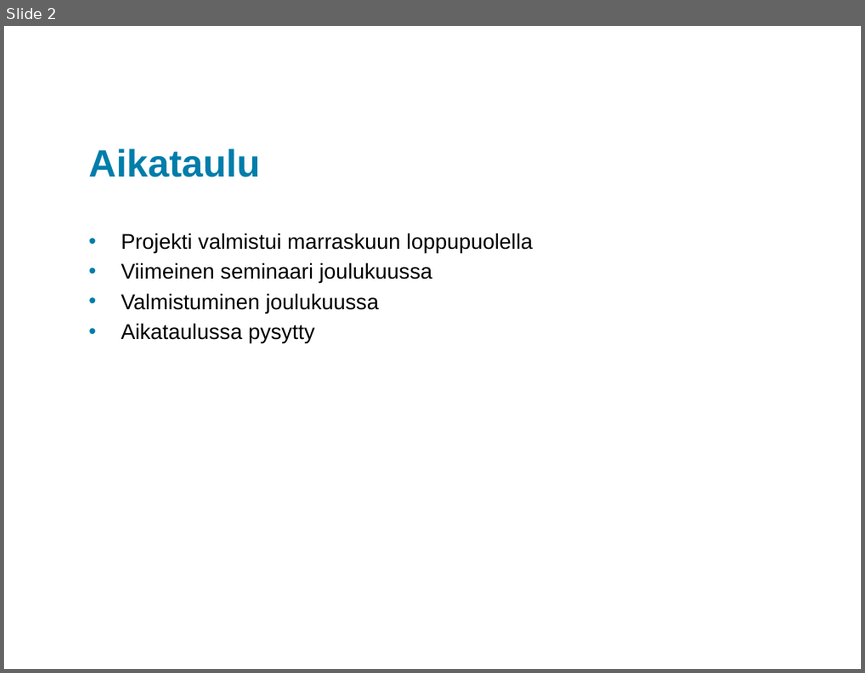
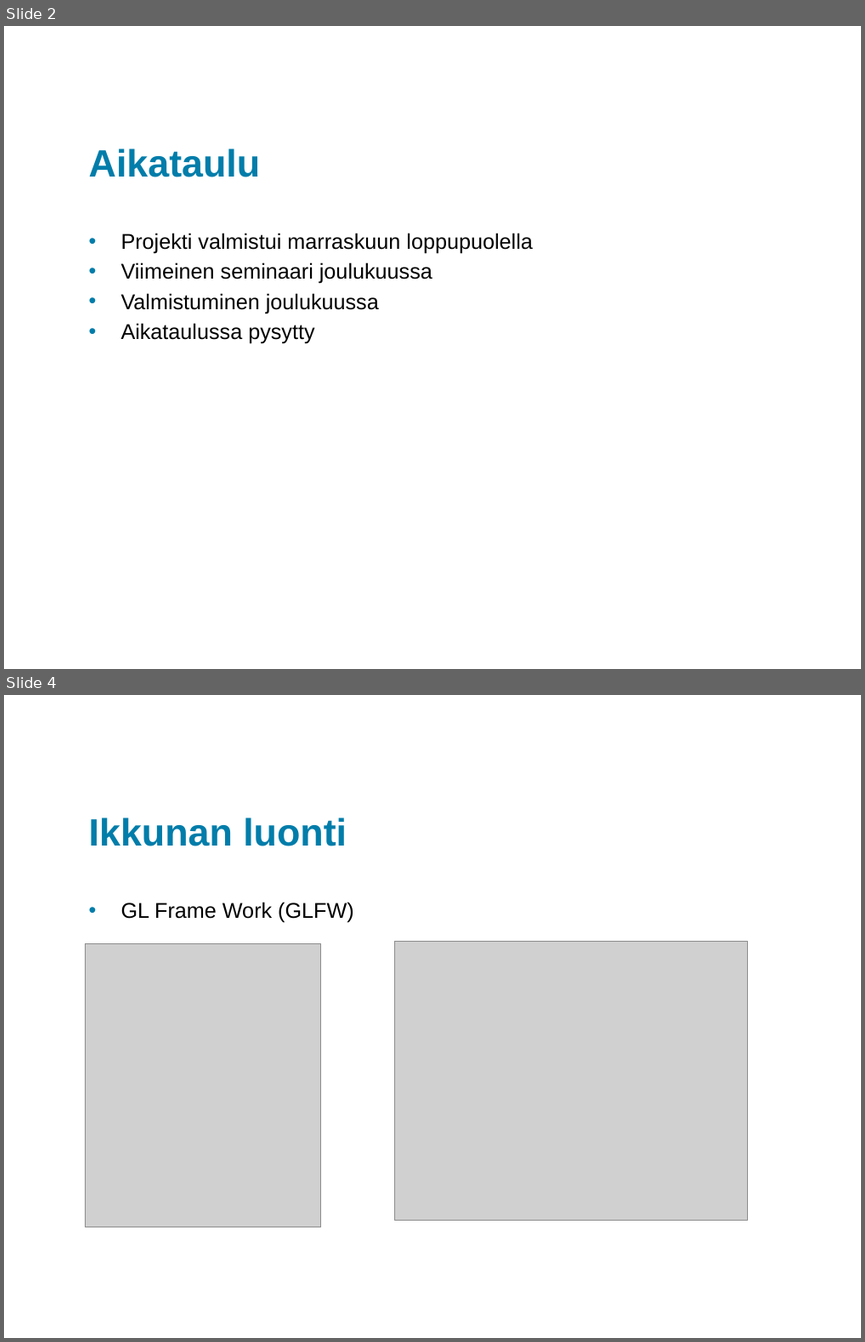
Before and after one commit to king784/GLJRPG, a slide deck: Presentation/GLJRPGViimeinenSeminaariXAMK.pptx. Shown one above the other, each under a label of ours: slide 2 before the commit, slides 2 and 4 after it; the slides between them are not shown. The pictures are 865x673 and 865x1342 pixels, drawn with LibreOffice and Linux fonts; fonts in the diff are those of the drawing; grey boxes stand for pictures; background and template pictures are left out. Boxes give left, top, right and bottom in pixels: in the first picture for what was removed or moved away, otherwise in the second. Text is boxed around its words. In the diff, an @@ line names an element or a change of style, - is before the commit and + after.

```diff
--- a/Presentation/GLJRPGViimeinenSeminaariXAMK.pptx
+++ b/Presentation/GLJRPGViimeinenSeminaariXAMK.pptx
@@ slide 4 added at box(4, 695, 861, 1338), background #FFFFFF @@
@@ title added at box(89, 817, 347, 846), 32 pt, text #007DAA, bold @@
+Ikkunan luonti
@@ text added at box(121, 902, 354, 923), 18 pt, text #000000 @@
+• GL Frame Work (GLFW)
@@ picture added at box(86, 943, 321, 1227) @@
@@ picture added at box(395, 941, 747, 1219) @@
```
Also in this commit, not shown: 1 slide changed, 4 other slides added, 1 slide removed.
